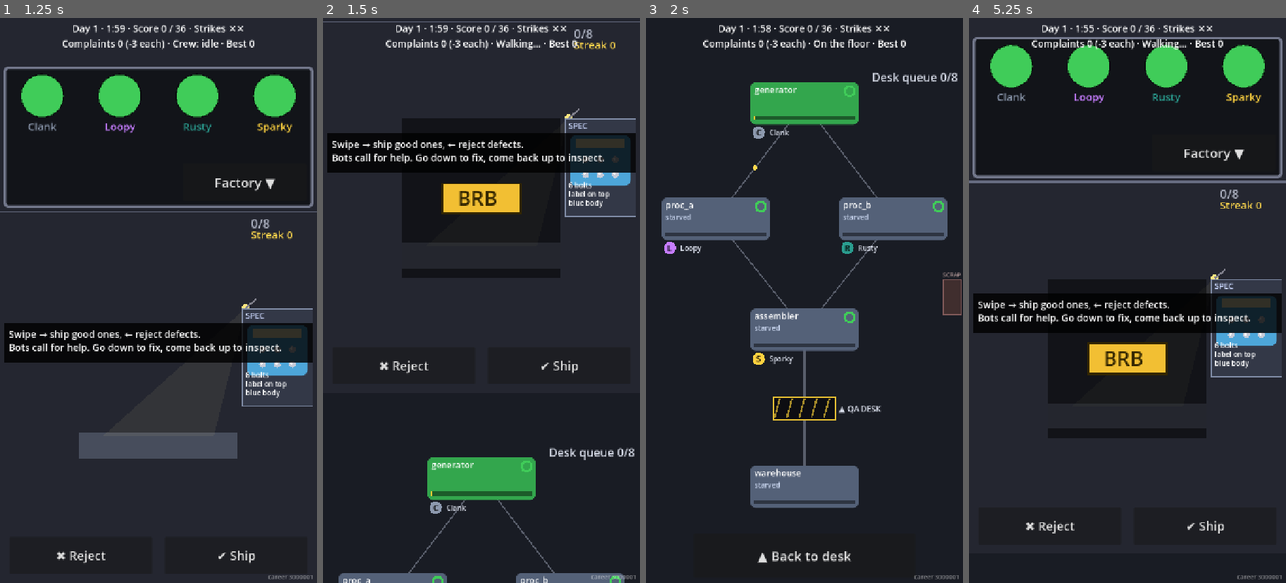
Above: before the commit, frames 1-4 (left to right).
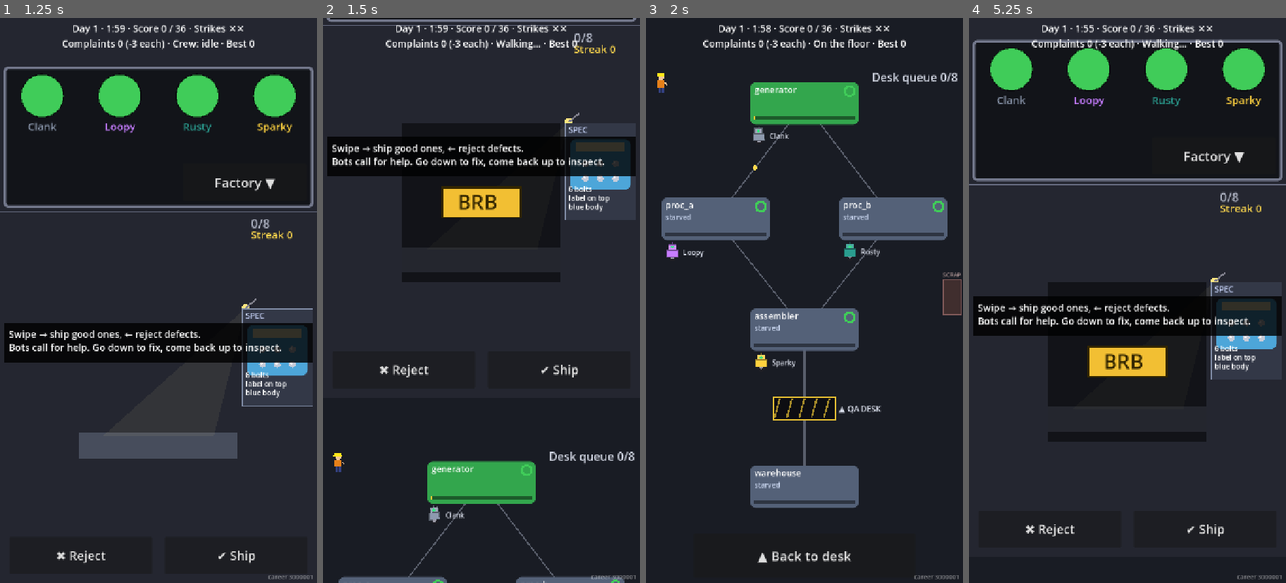
Above: after the commit, the same moments.

Repository: JasonHitching/human-error
Game: Godot game, scene res://main.tscn
Two runs of this game, one before a commit and one after it. Both use one fixed random seed, a clock stepped at 60 frames per second and the inputs below.
Inputs (mouse positions are in pixels of both pictures, inside the frame that each line leads up to):
- Up to frame 1 (1.25 s): click "Tap to start" at 0.5 s
- Up to frame 2 (1.5 s): click "Factory ▼" at 1.25 s
- Up to frame 3 (2 s): no input
- Up to frame 4 (5.25 s): tap Enter at 2 s; move the mouse to (1127, 300) at 2.02 s; hold Right 2.03-2.78 s; click (1127, 300) at 2.17 s; move the mouse to (1064, 328) at 2.77 s; hold Down 2.78-3.53 s; move the mouse to (1159, 176) at 3.52 s; hold Right 3.53-4.28 s; move the mouse to (1111, 413) at 4.27 s; hold Up 4.28-5.03 s; click (1111, 413) at 4.42 s; move the mouse to (1127, 136) at 5.02 s; hold Left from 5.03 s (still down); click (1127, 136) at 5.17 s

Frame 1 is identical in both runs. In frame 2, 8.0% of the frame differs, in the area x 0-100%, y 0-100%; in frame 3, 0.7%; in frame 4, 8.3%, in the area x 0-100%, y 3-92%.

Commit message:
#42 Wheeled robots, worker figure and floor juice
Co-Authored-By: Claude Sonnet 5.5 <noreply@anthropic.com>
Claude-Session: https://claude.ai/code/session_01K8aWAb3MearqfSLgnVKE2F

Diff:
--- a/game/scripts/ui/screen_switch.gd
+++ b/game/scripts/ui/screen_switch.gd
@@ -134,6 +134,8 @@
 		col = COL_FULL
 	elif float(q) / float(cap) >= 0.75:
 		col = COL_WARN
+	if q >= cap:  # full desk queue: the meter pulses red
+		col = col.lerp(Color.WHITE, 0.5 + 0.5 * sin(Time.get_ticks_msec() * 0.01))
 	queue_label.add_theme_color_override("font_color", col)
 	_place()
 
@@ -145,7 +147,7 @@
 
 
 func _place() -> void:
-	var e := offset * offset * (3.0 - 2.0 * offset)  # smoothstep ease
+	var e := -(cos(PI * offset) - 1.0) * 0.5  # sine ease-in-out
 	office_page.position = Vector2(0, -e * size.y)
 	floor_page.position = Vector2(0, (1.0 - e) * size.y)
 	office_page.visible = e < 1.0
--- /dev/null
+++ b/game/scripts/view/bot_view.gd
@@ -0,0 +1,27 @@
+class_name BotView
+extends RefCounted
+## Code-drawn wheeled robot: body box, head, one wheel, mood eye. Cosmetic only.
+
+const HALF := 20.0  # drawn extent from the centre, for bounds checks
+
+
+## Draw a bot centred at pos. mood: 0 normal, 1 panic. squash: 0..1 (mistake), roll: -1..1 lean.
+static func draw(ci: CanvasItem, pos: Vector2, col: Color, mood: int, t: float, squash: float, roll: float) -> void:
+	var tilt := squash * 0.35 + roll * 0.08
+	var sc := Vector2(1.0 + squash * 0.25, 1.0 - squash * 0.25)
+	ci.draw_set_transform(pos, tilt, sc)
+	var dark := col.darkened(0.4)
+	ci.draw_circle(Vector2(0, 12), 8.0, Color(0.12, 0.12, 0.14))  # wheel
+	ci.draw_circle(Vector2(0, 12), 3.0, Color(0.6, 0.6, 0.65))
+	ci.draw_rect(Rect2(-12, -6, 24, 16), col)  # body
+	ci.draw_rect(Rect2(-12, -6, 24, 16), dark, false, 2.0)
+	ci.draw_rect(Rect2(-9, -18, 18, 12), col.lightened(0.15))  # head
+	ci.draw_rect(Rect2(-9, -18, 18, 12), dark, false, 2.0)
+	ci.draw_line(Vector2(0, -18), Vector2(0, -23), dark, 2.0)  # antenna
+	if mood == 1:
+		var shake := sin(t * 40.0) * 1.2
+		ci.draw_circle(Vector2(shake, -12), 5.0, Color.WHITE)
+		ci.draw_circle(Vector2(shake, -12), 2.5, Color(0.9, 0.1, 0.1))
+	else:
+		ci.draw_circle(Vector2(0, -12), 3.0, Color(0.2, 0.9, 0.5))
+	ci.draw_set_transform(Vector2.ZERO, 0.0, Vector2.ONE)
--- a/game/scripts/view/factory_view.gd
+++ b/game/scripts/view/factory_view.gd
@@ -15,6 +15,17 @@
 var _bubbles: Array[Dictionary] = []  # {id, text, left}
 var _event_idx: int = 0
 var _time: float = 0.0
+var _scrap_runs: Dictionary = {}  # machine id -> seconds into the scrap-bin roll
+var _pulse: Dictionary = {}  # machine id -> seconds left of the fix pulse
+var _sparks: Array[Dictionary] = []  # fixed pool: {p, v, life}
+var _worker_pos := Vector2.ZERO
+var _worker_start := Vector2.ZERO
+var _was_crew: String = ""
+var _qa_seen: int = 0
+var _bounce: float = 0.0
+const SCRAP_RUN := 2.4
+const PULSE_TIME := 0.4
+const SPARK_N := 12
 
 
 func setup(f: Factory, config: SimConfig) -> void:
@@ -23,6 +34,13 @@
 	_link_ticks.clear()
 	_bubbles.clear()
 	_event_idx = 0
+	_scrap_runs.clear()
+	_pulse.clear()
+	_sparks.clear()
+	_was_crew = ""
+	_qa_seen = 0
+	_bounce = 0.0
+	_worker_pos = stairs_pos()
 	for l in config.links:
 		_link_ticks["%s>%s" % [l["from"], l["to"]]] = maxf(1.0, float(l["transit_time"]) * config.tick_rate)
 	queue_redraw()
@@ -51,6 +69,8 @@
 	for e in events:
 		if e.get("type") != "mistake":
 			continue
+		if e.get("mistake") == "misroute":
+			_scrap_runs[String(e["machine_id"])] = 0.0
 		var m := factory.get_machine(String(e["machine_id"]))
 		var text := "!"
 		if m != null and m.bot != null and not m.bot.lines.is_empty():
@@ -65,7 +85,100 @@
 	for b in _bubbles:
 		b["left"] -= d
 	_bubbles = _bubbles.filter(func(b: Dictionary) -> bool: return b["left"] > 0.0)
+	if factory != null:
+		_update_juice(d)
 	queue_redraw()
+
+
+func _update_juice(d: float) -> void:
+	for id: String in _scrap_runs.keys():
+		_scrap_runs[id] += d
+		if _scrap_runs[id] >= SCRAP_RUN:
+			_scrap_runs.erase(id)
+	for id: String in _pulse.keys():
+		_pulse[id] -= d
+		if _pulse[id] <= 0.0:
+			_pulse.erase(id)
+	_bounce = maxf(0.0, _bounce - d)
+	var q := factory.qa_queue().size()
+	if q > _qa_seen:
+		_bounce = 0.3
+	_qa_seen = q
+	if _was_crew != "" and not factory.crew_busy:  # a crew job just ended
+		var m := factory.get_machine(_was_crew)
+		if m != null and not m.is_faulted():
+			_pulse[m.id] = PULSE_TIME
+			_spawn_sparks(machine_rect(m).get_center())
+	if factory.crew_busy and _was_crew == "":
+		_worker_start = _worker_pos
+	_was_crew = factory.crew_target if factory.crew_busy else ""
+	for s in _sparks:
+		s["life"] -= d
+		s["p"] += s["v"] * d
+	_move_worker(d)
+
+
+func _spawn_sparks(c: Vector2) -> void:
+	_sparks.clear()
+	for i in SPARK_N:
+		var a := float(i) / SPARK_N * TAU
+		_sparks.append({"p": c, "v": Vector2(cos(a), sin(a)) * (70.0 + 30.0 * float(i % 3)), "life": 0.5})
+
+
+## Where the stairs/lift are: top-left of the floor area.
+func stairs_pos() -> Vector2:
+	return area.position + Vector2(34, 40)
+
+
+func worker_visible() -> bool:
+	return factory != null and factory.worker_location() != Worker.Location.OFFICE
+
+
+## Cosmetic worker position, always inside the floor area.
+func worker_pos() -> Vector2:
+	return _clamp_in(_worker_pos, WorkerView.HALF)
+
+
+func _move_worker(d: float) -> void:
+	var loc := factory.worker_location()
+	if loc == Worker.Location.OFFICE or (loc == Worker.Location.TRANSIT and factory.transit_target() == Worker.Location.FLOOR):
+		_worker_pos = stairs_pos()  # appears at the stairs
+		return
+	if factory.crew_busy:
+		var m := factory.get_machine(factory.crew_target)
+		if m != null:
+			var goal := machine_rect(m).get_center() + Vector2(-machine_rect(m).size.x * 0.5 - 20.0, 0)
+			var t := clampf(factory.crew_progress / 0.4, 0.0, 1.0)
+			t = t * t * (3.0 - 2.0 * t)
+			_worker_pos = _worker_start.lerp(goal, t)
+			return
+	_worker_pos = _worker_pos.move_toward(stairs_pos(), 320.0 * d)  # head back to the stairs
+
+
+func _worker_walking() -> bool:
+	if factory.crew_busy:
+		return factory.crew_progress < 0.4
+	return _worker_pos.distance_to(stairs_pos()) > 1.0
+
+
+func _clamp_in(p: Vector2, margin: float) -> Vector2:
+	return Vector2(clampf(p.x, area.position.x + margin, area.end.x - margin), clampf(p.y, area.position.y + margin, area.end.y - margin))
+
+
+## Cosmetic bot position for a machine's bot, always inside the floor area.
+func bot_pos(m: Machine) -> Vector2:
+	var r := machine_rect(m)
+	var p := r.position + Vector2(24, r.size.y + 26)
+	if _scrap_runs.has(m.id):
+		var u := float(_scrap_runs[m.id]) / SCRAP_RUN
+		var k := 1.0 - absf(2.0 * u - 1.0)
+		k = k * k * (3.0 - 2.0 * k)
+		p = p.lerp(scrap_rect().get_center(), k)
+	elif m.state == Machine.State.WORKING:
+		p.x += sin(_time * 3.0 + float(m.id.hash() % 7)) * 10.0
+	else:
+		p.y += sin(_time * 2.0 + float(m.id.hash() % 7)) * 2.0
+	return _clamp_in(p, BotView.HALF + 4.0)
 
 
 func _state_color(m: Machine) -> Color:
@@ -94,6 +207,11 @@
 			_draw_machine(m)
 	for b in _bubbles:
 		_draw_bubble(b)
+	for sp in _sparks:
+		if sp["life"] > 0.0:
+			draw_circle(sp["p"], 3.0, Color(1.0, 0.9, 0.3, clampf(sp["life"] * 2.0, 0.0, 1.0)))
+	if worker_visible():
+		WorkerView.draw(self, worker_pos(), _time, _worker_walking(), factory.crew_busy and not _worker_walking())
 
 
 func _draw_links() -> void:
@@ -123,6 +241,8 @@
 	if m.venting or factory.crew_target == m.id:
 		sb.border_color = Color.WHITE
 		sb.set_border_width_all(4)
+	if _pulse.has(m.id):
+		r = r.grow(sin(float(_pulse[m.id]) / PULSE_TIME * PI) * 6.0)
 	draw_style_box(sb, r)
 	if board != null and StatusBoard.is_monitored(m):
 		var lc: Color = WallMonitor.COL[board.machine_light(m)]
@@ -145,9 +265,13 @@
 	if m.type == "qa":
 		_text("queue %d/%d" % [factory.qa_queue().size(), factory.qa_capacity], r.position + Vector2(8, 52), 22, Color.WHITE, r.size.x - 16)
 	if m.bot != null:
-		var c := r.position + Vector2(18, r.size.y + 18)
-		draw_circle(c, 14.0, m.bot.color)
-		_text(m.bot.name.substr(0, 1), c + Vector2(-6, 7), 20, Color.BLACK, 20.0)
+		var c := bot_pos(m)
+		var mood := 1 if (board != null and StatusBoard.is_monitored(m) and board.machine_light(m) == StatusBoard.Light.RED) else 0
+		var hit := 0.0
+		for b in _bubbles:
+			if b["id"] == m.id:
+				hit = clampf(float(b["left"]) / 2.0, 0.0, 1.0)
+		BotView.draw(self, c, m.bot.color, mood, _time, hit, sin(_time * 3.0) if m.state == Machine.State.WORKING else 0.0)
 		_text(m.bot.name, c + Vector2(24, 6), 16, Color(0.85, 0.87, 0.92), r.size.x - 40)
 	# heat bar
 	var bar := Rect2(r.position + Vector2(8, r.size.y - 18), Vector2(r.size.x - 16, 8))
@@ -169,6 +293,8 @@
 
 func _draw_hatch(m: Machine) -> void:
 	var r := hatch_rect(m)
+	if _bounce > 0.0:
+		r.position.y += sin(_bounce / 0.3 * PI) * 5.0
 	draw_rect(r, Color(0.05, 0.05, 0.07))
 	for i in 5:
 		var x := r.position.x + 14.0 + float(i) * 28.0
--- /dev/null
+++ b/game/scripts/view/worker_view.gd
@@ -0,0 +1,25 @@
+class_name WorkerView
+extends RefCounted
+## Code-drawn QA worker: the only character with legs. Cosmetic only.
+
+const HALF := 22.0  # drawn extent from the centre, for bounds checks
+
+
+## Draw the worker centred at pos. walking: 2-frame leg swing. working: wrench wiggle.
+static func draw(ci: CanvasItem, pos: Vector2, t: float, walking: bool, working: bool) -> void:
+	var skin := Color(0.95, 0.78, 0.6)
+	var swing := 0.0
+	if walking:
+		swing = 6.0 if int(t * 8.0) % 2 == 0 else -6.0
+	ci.draw_line(pos + Vector2(-4, 6), pos + Vector2(-4 + swing, 20), Color(0.2, 0.25, 0.5), 4.0)  # legs
+	ci.draw_line(pos + Vector2(4, 6), pos + Vector2(4 - swing, 20), Color(0.2, 0.25, 0.5), 4.0)
+	ci.draw_rect(Rect2(pos + Vector2(-8, -8), Vector2(16, 16)), Color(0.9, 0.5, 0.1))  # body
+	var hand := pos + Vector2(14, 2)
+	if working:
+		hand += Vector2(sin(t * 18.0) * 4.0, cos(t * 18.0) * 4.0 - 4.0)
+	ci.draw_line(pos + Vector2(8, -4), hand, skin, 3.0)  # arm
+	if working:
+		ci.draw_line(hand, hand + Vector2(6, -8), Color(0.7, 0.72, 0.78), 3.0)  # wrench
+	ci.draw_circle(pos + Vector2(0, -15), 7.0, skin)  # head
+	ci.draw_rect(Rect2(pos + Vector2(-8, -24), Vector2(16, 7)), Color(1.0, 0.9, 0.1))  # hard hat
+	ci.draw_rect(Rect2(pos + Vector2(-10, -18), Vector2(20, 2)), Color(1.0, 0.9, 0.1))
--- a/game/tools/ui_check.gd
+++ b/game/tools/ui_check.gd
@@ -154,9 +154,45 @@
 	var ql: Label = sw.queue_label
 	if not ql.is_visible_in_tree() or not screen.encloses(ql.get_global_rect()) or not ql.text.begins_with("Desk queue"):
 		_fails.append("queue meter not visible on the floor: '%s' %s" % [ql.text, ql.get_global_rect()])
+	_check_floor_chars()
 	_press_and_travel(sw.back_btn, Worker.Location.OFFICE)
 	if sw.office_page.position != Vector2.ZERO:
 		_fails.append("office not shown after back to desk")
+
+
+## Run a forced shift on the floor with jobs and misroutes; bots and worker stay inside the floor area.
+func _check_floor_chars() -> void:
+	var f: Factory = _main._factory
+	var v: FactoryView = _main._view
+	var sw: ScreenSwitch = _main._screens
+	f.worker.place(Worker.Location.FLOOR)
+	sw.sync(0.0)
+	v.area = sw.floor_rect()
+	var back := sw.back_btn.get_global_rect()
+	var bad := 0
+	for i in 900:
+		f.step()
+		v.push_events(f.events)
+		if i % 40 == 0:
+			var m := f.machines[(i / 40) % f.machines.size()]
+			if m.type != "qa":
+				m.misrouted = true
+				v.push_events([{"type": "mistake", "mistake": "misroute", "machine_id": m.id}])
+				f.request_action(m.id)
+		v._process(0.1)
+		var pts: Array[Vector2] = []
+		for m in f.machines:
+			if m.bot != null:
+				pts.append(v.bot_pos(m))
+		pts.append(v.worker_pos())
+		for p in pts:
+			var box := Rect2(p - Vector2(22, 24), Vector2(44, 48))
+			if not v.area.encloses(box) or box.intersects(back):
+				bad += 1
+	if bad > 0:
+		_fails.append("%d character positions outside floor area or over the back button" % bad)
+	f.crew_busy = false
+	f.worker.place(Worker.Location.FLOOR)
 
 
 func _end_shift(shipped: int) -> void:
Not shown, added: game/scripts/view/bot_view.gd.uid
Not shown, added: game/scripts/view/worker_view.gd.uid
